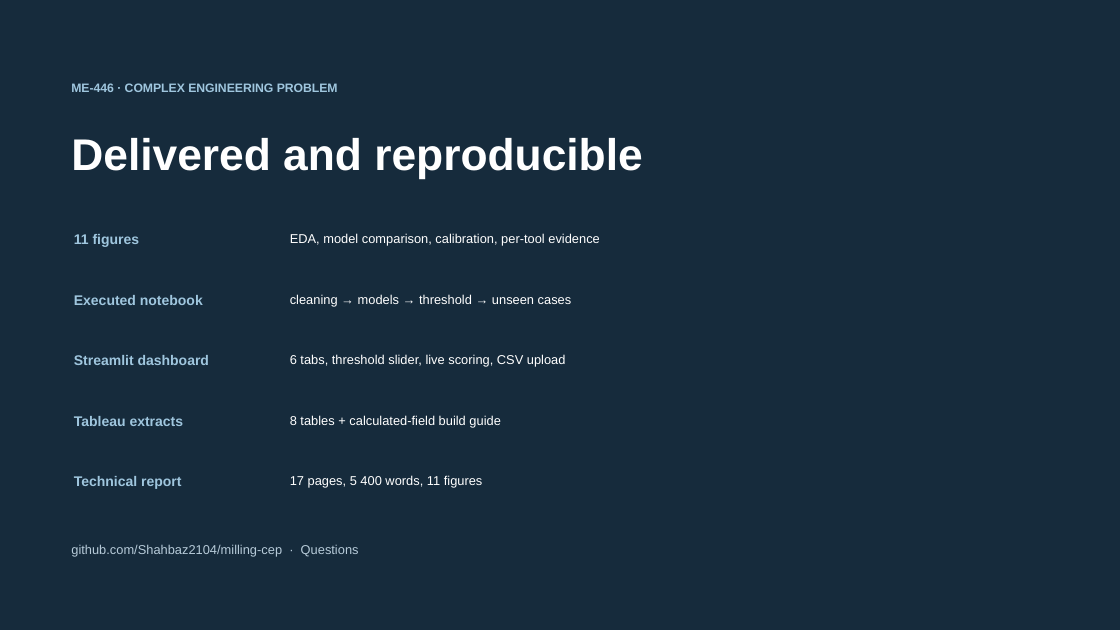
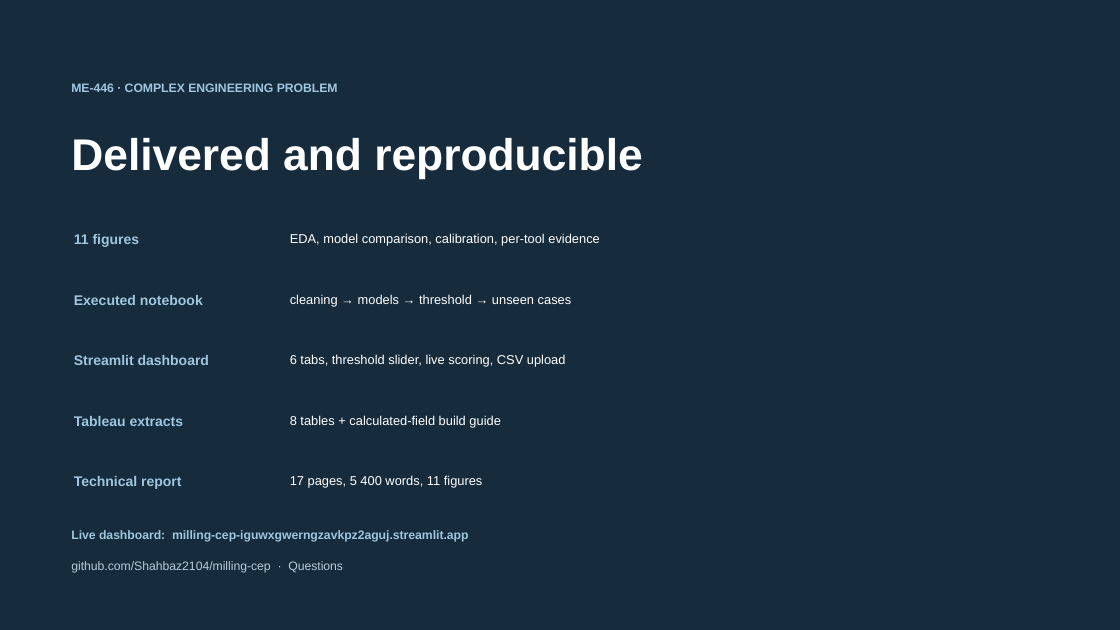
Before and after one commit to Shahbaz2104/milling-cep, a slide deck: slide 13 of reports/presentation/MILLING_CEP_SLIDES.pptx. Drawn at 1120x630 pixels with LibreOffice and Linux fonts; fonts in the diff are those of the drawing. Boxes give left, top, right and bottom in pixels: in the first picture for what was removed or moved away, otherwise in the second. Text is boxed around its words. In the diff, an @@ line names an element or a change of style, - is before the commit and + after.

```diff
--- a/reports/presentation/MILLING_CEP_SLIDES.pptx
+++ b/reports/presentation/MILLING_CEP_SLIDES.pptx
@@ text added at bbox=[71, 530, 469, 542], 10.5 pt, text #9FC6DE, bold @@
+Live dashboard: milling-cep-iguwxgwerngzavkpz2aguj.streamlit.app
@@ text "github.com/Shahbaz2104/milling-cep · Questions": place and size @@
-text "github.com/Shahbaz2104/milling-cep · Questions" at bbox=[71, 544, 359, 557]
+text "github.com/Shahbaz2104/milling-cep · Questions" at bbox=[71, 561, 343, 573]
@@ text "github.com/Shahbaz2104/milling-cep · Questions" at bbox=[71, 561, 343, 573]: size 11 to 10.5 pt @@
```
Also in this commit, not shown: 9 other files.
